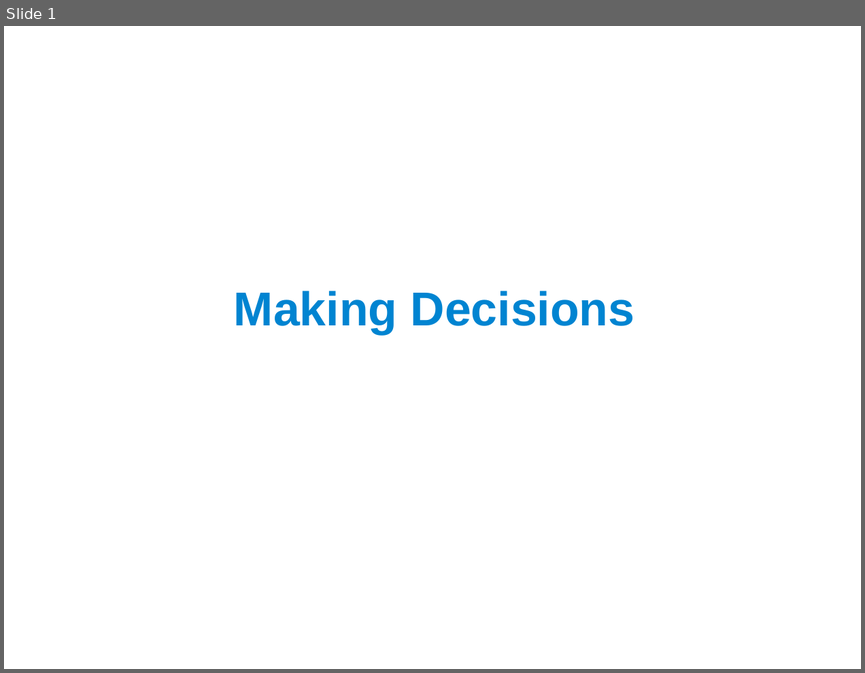
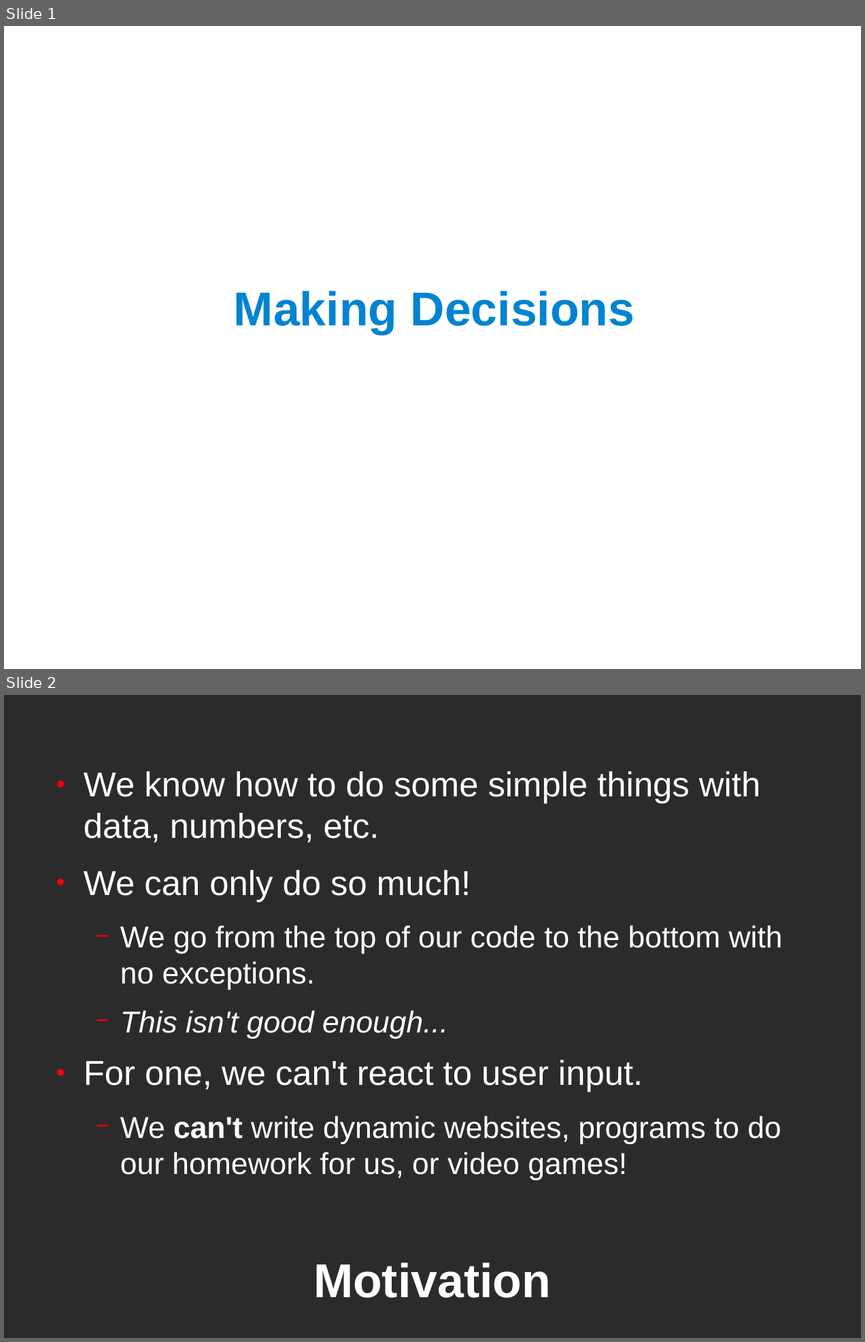
Before and after one commit to wilkie/intro-to-programming, a slide deck: odp/Lecture4-MakingDecisions.odp. Shown one above the other, each under a label of ours: slide 1 before the commit, slides 1 and 2 after it. The pictures are 865x673 and 865x1342 pixels, drawn with LibreOffice and Linux fonts; fonts in the diff are those of the drawing; background and template pictures are left out; a plain dark background stands for a picture behind light text. Boxes give left, top, right and bottom in pixels: in the first picture for what was removed or moved away, otherwise in the second. Text is boxed around its words. In the diff, an @@ line names an element or a change of style, - is before the commit and + after.

```diff
--- a/odp/Lecture4-MakingDecisions.odp
+++ b/odp/Lecture4-MakingDecisions.odp
@@ slide 2 added at bbox=[4, 695, 861, 1338], background picture (left out) @@
@@ text added at bbox=[84, 771, 783, 1180], 28 pt, text #FFFFFF @@
+● We know how to do some simple things with data, numbers, etc.
+● We can only do so much!
+  − We go from the top of our code to the bottom with no exceptions.
+  − This isn't good enough...
+● For one, we can't react to user input.
+  − We can't write dynamic websites, programs to do our homework for us, or video games!
@@ title added at bbox=[313, 1262, 551, 1297], 44 pt, text #FFFFFF, bold @@
+Motivation
```
Also in this commit, not shown: 1 slide changed, 4 other slides added, 4 slides removed.
